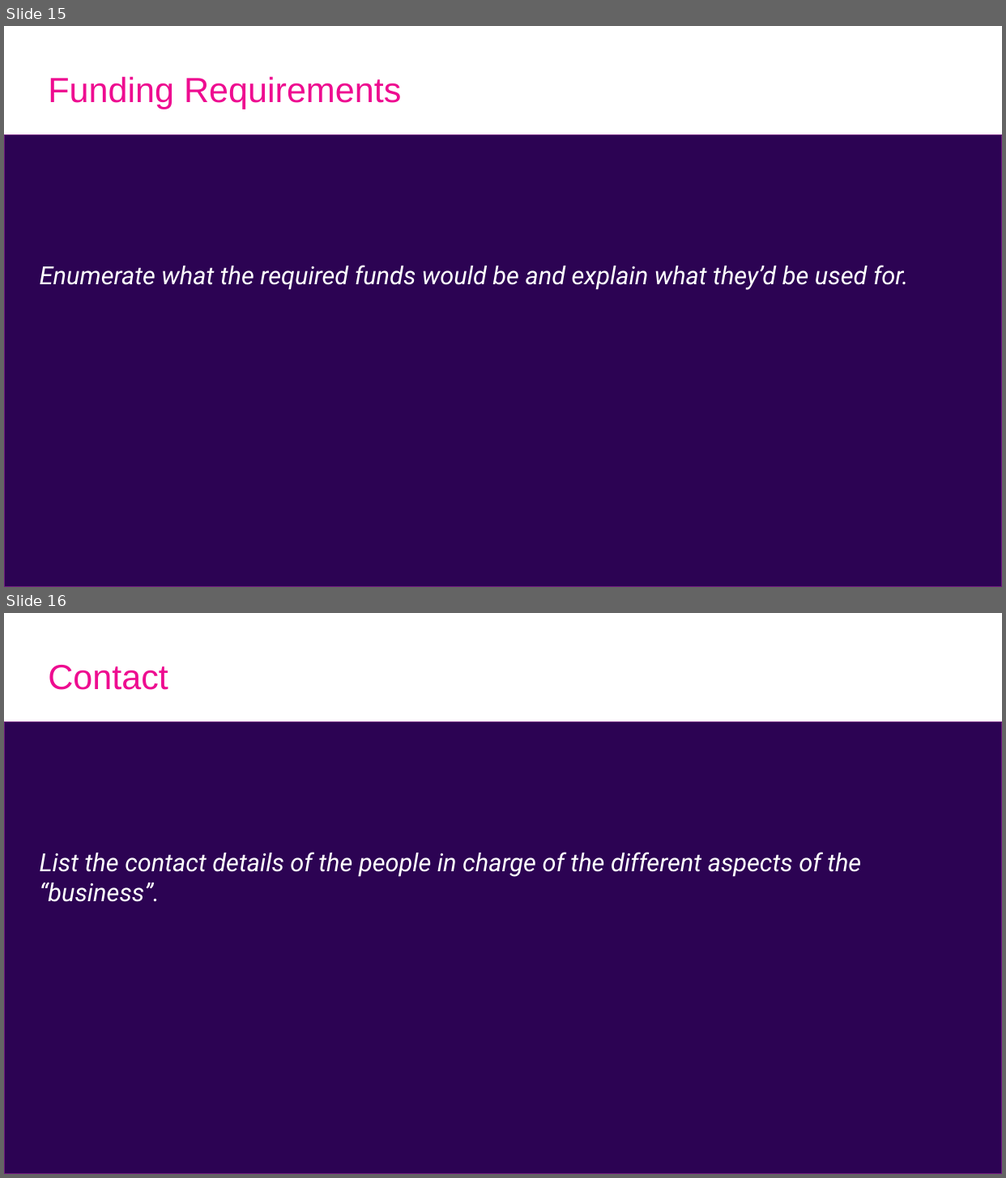
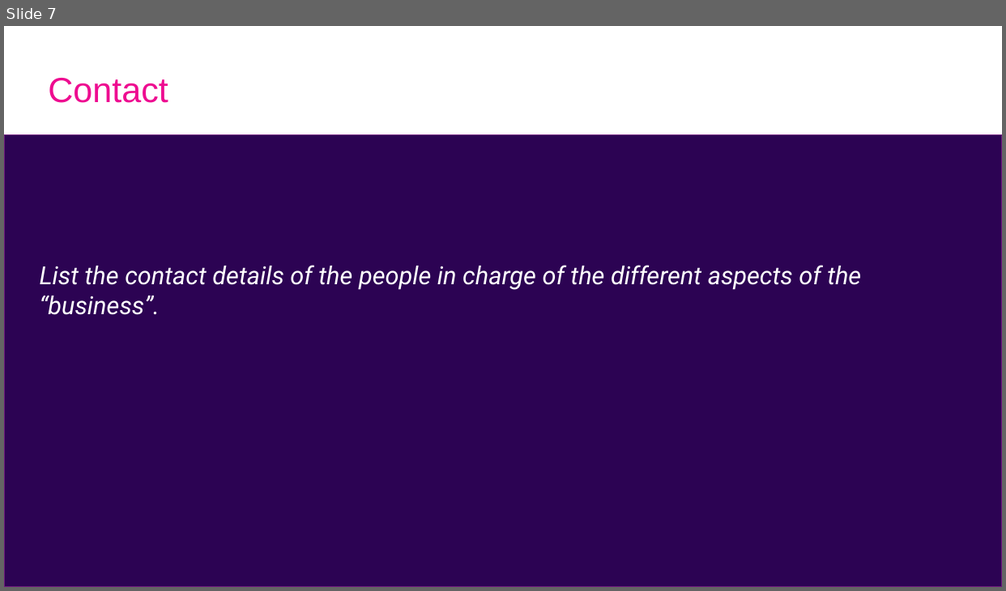
Before and after one commit to Eclipse-SDV-Hackathon-Chapter-Two/ASAP, a slide deck: SDV_Hackathon_Pitching_ASAP.pptx. Shown one above the other, each under a label of ours: slides 15 and 16 before the commit, slide 7 after it. The pictures are 1006x1178 and 1006x591 pixels, drawn with LibreOffice and Linux fonts; fonts in the diff are those of the drawing. Boxes give left, top, right and bottom in pixels: in the first picture for what was removed or moved away, otherwise in the second. Text is boxed around its words. In the diff, an @@ line names an element or a change of style, - is before the commit and + after.

```diff
--- a/SDV_Hackathon_Pitching_ASAP.pptx
+++ b/SDV_Hackathon_Pitching_ASAP.pptx
@@ slide 15 removed at (x1=4, y1=26, x2=1002, y2=587), background #FFFFFF @@
@@ title removed at (x1=48, y1=76, x2=401, y2=109) @@
-Funding Requirements
@@ rectangle removed at (x1=4, y1=135, x2=1002, y2=587) @@
@@ text removed at (x1=40, y1=265, x2=909, y2=290) @@
-Enumerate what the required funds would be and explain what they’d be used for.
@@ what was slide 16 is now slide 7 @@
```
Also in this commit, not shown: 4 slides changed, 3 slides added, 11 other slides removed.
